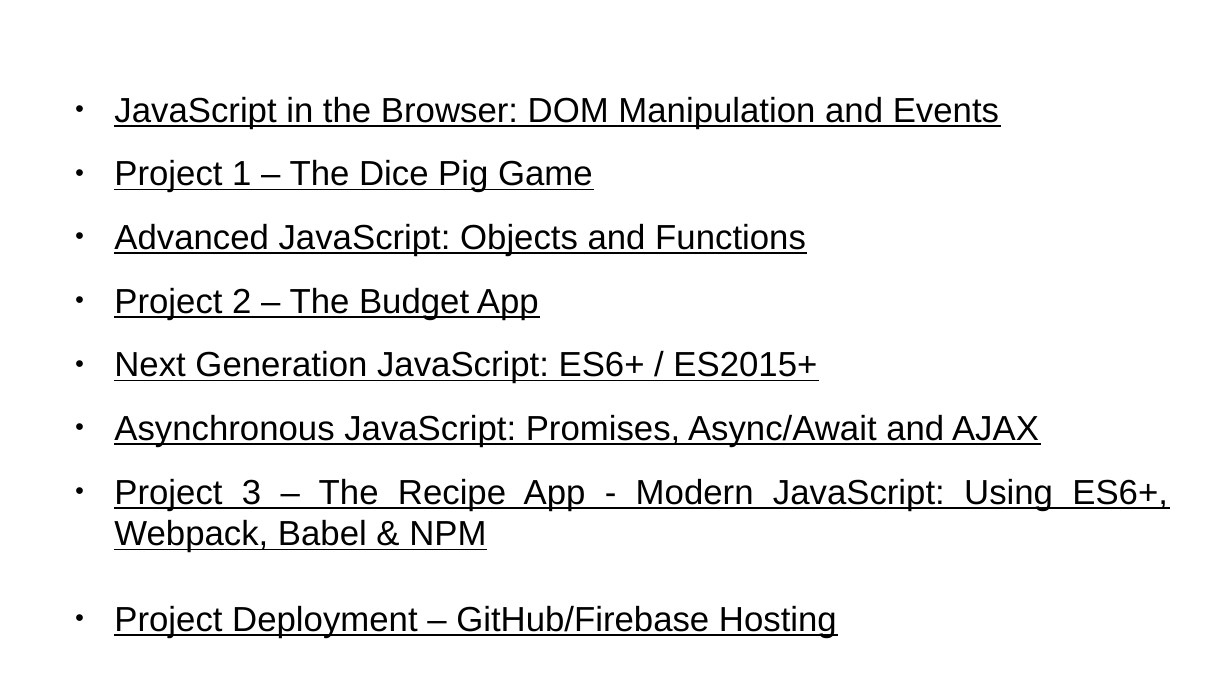
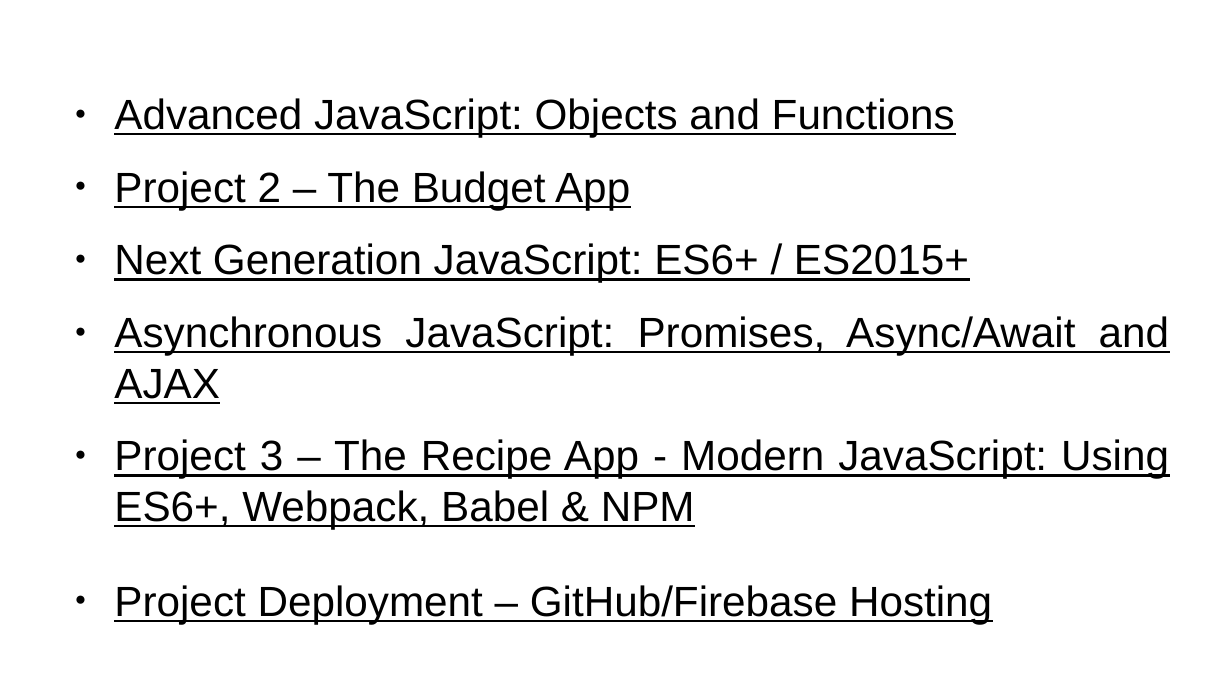
Before and after one commit to rajeshchauhan23102008/documents, a slide deck: slide 26 of src/courses/javascript/Javascript - No Theme.odp (slide 23 before the commit). Drawn at 1232x693 pixels with LibreOffice and Linux fonts; fonts in the diff are those of the drawing. Boxes give left, top, right and bottom in pixels: in the first picture for what was removed or moved away, otherwise in the second. Text is boxed around its words. In the diff, an @@ line names an element or a change of style, - is before the commit and + after.

```diff
--- a/src/courses/javascript/Javascript - No Theme.odp
+++ b/src/courses/javascript/Javascript - No Theme.odp
@@ text "Advanced JavaScript: Objects and Functions" at (114,98,1169,624): size 22.4 to 27.2 pt @@
@@ text at (114,96,999,192): paragraphs removed @@
-● JavaScript in the Browser: DOM Manipulation and Events
-● Project 1 – The Dice Pig Game
```
Also in this commit, not shown: 8 other slides changed, 3 slides added.
